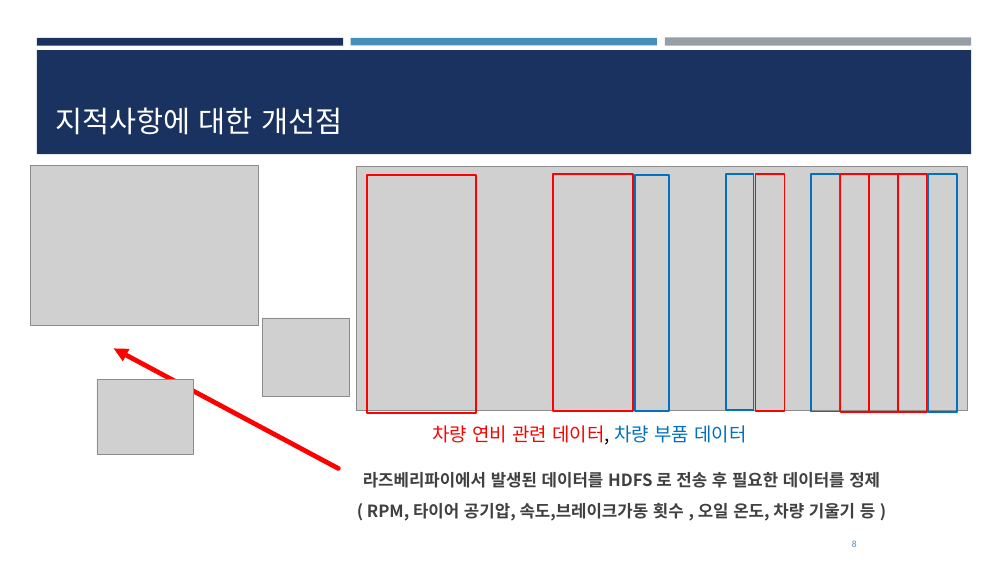
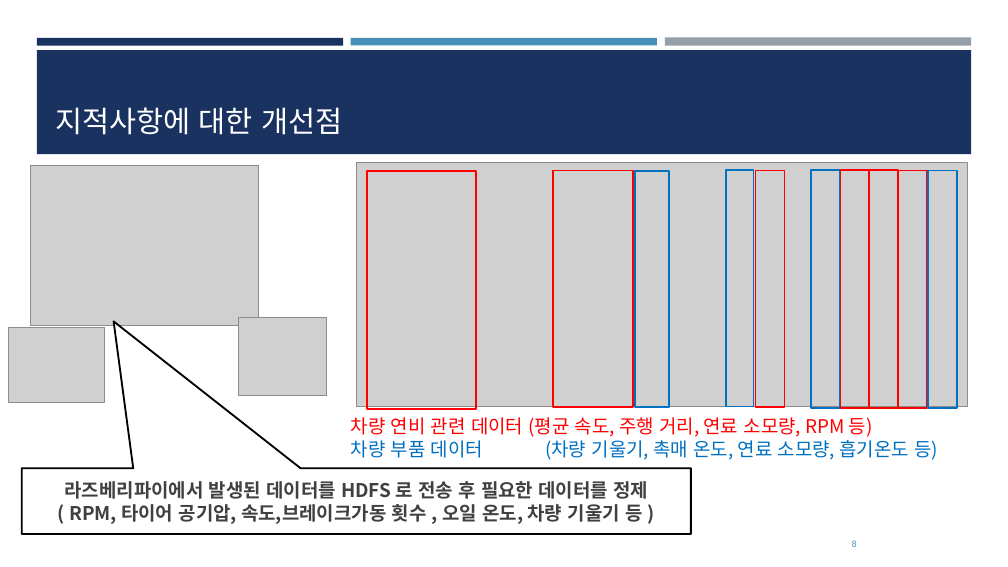
Before and after one commit to dongyounn/RisingSunz, a slide deck: slide 8 of 종합설계 제안서.pptx. Drawn at 1008x567 pixels with LibreOffice and Linux fonts; fonts in the diff are those of the drawing; grey boxes stand for pictures. Boxes give left, top, right and bottom in pixels: in the first picture for what was removed or moved away, otherwise in the second. Text is boxed around its words. In the diff, an @@ line names an element or a change of style, - is before the commit and + after.

```diff
--- a/종합설계 제안서.pptx
+++ b/종합설계 제안서.pptx
@@ 10 rectangles, 1 picture: place and size @@
-10 rectangles, 1 picture at (356,166,968,413)
+10 rectangles, 1 picture at (356,163,968,409)
@@ picture: place and size @@
-picture at (97,380,193,454)
+picture at (8,327,104,402)
@@ picture: place and size @@
-picture at (262,318,350,397)
+picture at (239,317,327,395)
@@ arrow removed from (339, 469) to (113, 349) @@
@@ text at (351,417,938,460): text changed @@
-차량 연비 관련 데이터, 차량 부품 데이터
+차량 연비 관련 데이터 (평균 속도, 주행 거리, 연료 소모량, RPM 등)
+차량 부품 데이터 (차량 기울기, 촉매 온도, 연료 소모량, 흡기온도 등)
@@ speech box "라즈베리파이에서 발생된 데이터를 HDFS 로 ...": place and size @@
-speech box "라즈베리파이에서 발생된 데이터를 HDFS 로 ..." at (363,472,880,521)
+speech box "라즈베리파이에서 발생된 데이터를 HDFS 로 ..." at (22,468,691,534)
@@ speech box "라즈베리파이에서 발생된 데이터를 HDFS 로 ..." at (22,468,691,534): size 16 to 18 pt; less space between paragraphs; vertical alignment top to middle; fill none to #FFFFFF; outline none to #000000 1.75 pt @@
```
Also in this commit, not shown: 6 other slides changed, 1 other file.
